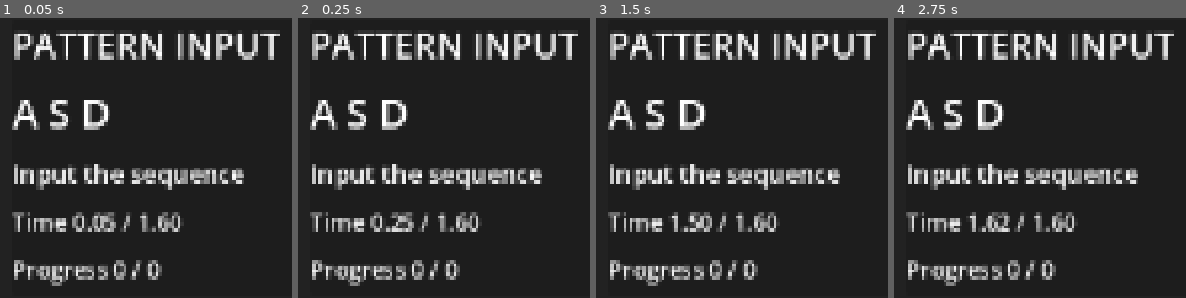
Above: before the commit, frames 1-4 (left to right).
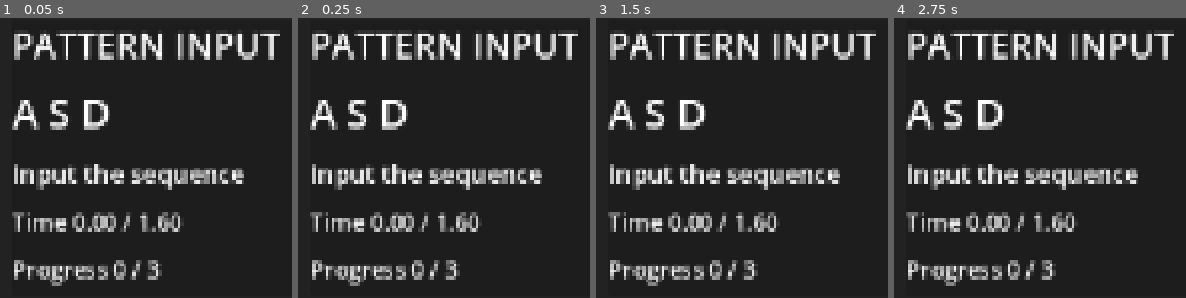
Above: after the commit, the same moments.

Repository: JingByTheDoor/Anime-Duel-Game-v1
Game: Godot game, scene res://combat/minigames/pattern_input_minigame.tscn
Same seed, same stepped clock (60 frames per second), same inputs: the game is played once before the commit and once after it. This scene is started directly instead of the project's main scene.
Inputs:
- Up to frame 1 (0.05 s): no input
- Up to frame 2 (0.25 s): no input
- Up to frame 3 (1.5 s): tap Enter at 0.5 s; hold D 0.53-1.28 s; tap Backspace at 0.6 s; tap Space at 0.77 s; tap 1 at 1.35 s
- Up to frame 4 (2.75 s): tap Space at 1.52, 2 s; hold D from 2.03 s (still down); tap 2 at 2.1 s

The runs differ from the first frame. In frame 1, 0.3% of the frame differs, in the area x 35-56%, y 69-94%; in frame 2, 0.5%; in frame 3, 0.6%; in frame 4, 0.7%, in the area x 24-56%, y 69-94%.

Commit message:
some bug fixes

Diff:
--- a/anime-duel-v-1 Godot/combat/combat_controller.gd
+++ b/anime-duel-v-1 Godot/combat/combat_controller.gd
@@ -264,11 +264,27 @@
 		_begin_planning()
 
 func _play_player_minigame(minigame_type: int) -> MiniGameResult:
+	var data: MiniGameData = _get_minigame_data(minigame_type)
+	mini_game_router.begin_minigame(data, {"rng": rng, "heavy": int(player_choice.get("subtype", DuelTypes.AttackSubtype.NONE)) == DuelTypes.AttackSubtype.POWER}, false)
+	await _run_minigame_prep_delay(minigame_type)
 	current_state = DuelTypes.CombatState.MINI_GAME_ACTIVE
-	var data := _get_minigame_data(minigame_type)
-	mini_game_router.begin_minigame(data, {"rng": rng, "heavy": int(player_choice.get("subtype", DuelTypes.AttackSubtype.NONE)) == DuelTypes.AttackSubtype.POWER})
+	mini_game_router.set_active_minigame_interaction(true)
 	var result: MiniGameResult = await mini_game_router.mini_game_completed
 	return result
+
+func _run_minigame_prep_delay(minigame_type: int) -> void:
+	var prep_delay: float = balance_data.minigame_prep_delay
+	if prep_delay <= 0.0:
+		return
+	combat_hud.show_explanation("Prepare: %s. Input opens when the countdown ends." % DuelTypes.minigame_to_text(minigame_type))
+	var remaining: float = prep_delay
+	while remaining > 0.0:
+		combat_hud.set_turn_timer(remaining)
+		var tick: float = 0.05 if remaining > 0.05 else remaining
+		await get_tree().create_timer(tick).timeout
+		remaining -= tick
+	combat_hud.set_turn_timer(0.0)
+	combat_hud.show_explanation("")
 
 func _get_minigame_data(minigame_type: int) -> MiniGameData:
 	match minigame_type:
--- a/anime-duel-v-1 Godot/combat/minigames/mini_game_base.gd
+++ b/anime-duel-v-1 Godot/combat/minigames/mini_game_base.gd
@@ -5,15 +5,25 @@
 
 var config: MiniGameData
 var context: Dictionary = {}
-var started_at_msec := 0
+var started_at_msec: int = 0
+var _interaction_enabled: bool = false
 
 func begin(mini_game_data: MiniGameData, run_context: Dictionary) -> void:
 	config = mini_game_data
 	context = run_context.duplicate(true)
-	started_at_msec = Time.get_ticks_msec()
+	started_at_msec = 0
+	_interaction_enabled = false
 	show()
-	grab_focus()
-	apply_debug_override()
+
+func set_interaction_enabled(enabled: bool) -> void:
+	_interaction_enabled = enabled
+	if enabled and started_at_msec == 0:
+		started_at_msec = Time.get_ticks_msec()
+		grab_focus()
+		apply_debug_override()
+
+func is_interaction_enabled() -> bool:
+	return _interaction_enabled
 
 func apply_debug_override() -> void:
 	if DebugConfig.forced_grade >= 0:
@@ -23,7 +33,7 @@
 func _finish(grade: int, errors: int, timed_out: bool, raw_score: float, metadata: Dictionary = {}) -> void:
 	var result := MiniGameResult.new()
 	result.grade = grade
-	result.elapsed = float(Time.get_ticks_msec() - started_at_msec) / 1000.0
+	result.elapsed = 0.0 if started_at_msec == 0 else float(Time.get_ticks_msec() - started_at_msec) / 1000.0
 	result.errors = errors
 	result.timed_out = timed_out
 	result.raw_score = raw_score
--- a/anime-duel-v-1 Godot/combat/minigames/mini_game_router.gd
+++ b/anime-duel-v-1 Godot/combat/minigames/mini_game_router.gd
@@ -7,27 +7,41 @@
 
 var _host: Control
 var _active_minigame: MiniGameBase
+var _queued_fallback_result: MiniGameResult
 
 func _ready() -> void:
 	_host = get_node(host_path) as Control
 
-func begin_minigame(mini_game_data: MiniGameData, context: Dictionary) -> void:
+func begin_minigame(mini_game_data: MiniGameData, context: Dictionary, start_interactive: bool = true) -> void:
 	clear_active()
 	if mini_game_data == null or mini_game_data.scene == null:
 		var fallback := MiniGameResult.new()
 		fallback.grade = DuelTypes.Grade.WEAK
-		call_deferred("_emit_fallback_result", fallback)
+		if start_interactive:
+			call_deferred("_emit_fallback_result", fallback)
+		else:
+			_queued_fallback_result = fallback
 		return
 
 	_active_minigame = mini_game_data.scene.instantiate() as MiniGameBase
 	_host.add_child(_active_minigame)
 	_active_minigame.completed.connect(_on_minigame_completed)
 	_active_minigame.begin(mini_game_data, context)
+	_active_minigame.set_interaction_enabled(start_interactive)
+
+func set_active_minigame_interaction(enabled: bool) -> void:
+	if _active_minigame:
+		_active_minigame.set_interaction_enabled(enabled)
+	elif enabled and _queued_fallback_result != null:
+		var fallback: MiniGameResult = _queued_fallback_result
+		_queued_fallback_result = null
+		call_deferred("_emit_fallback_result", fallback)
 
 func clear_active() -> void:
 	if _active_minigame:
 		_active_minigame.queue_free()
 		_active_minigame = null
+	_queued_fallback_result = null
 
 func _on_minigame_completed(result: MiniGameResult) -> void:
 	mini_game_completed.emit(result)
--- a/anime-duel-v-1 Godot/combat/minigames/pattern_input_minigame.gd
+++ b/anime-duel-v-1 Godot/combat/minigames/pattern_input_minigame.gd
@@ -34,6 +34,8 @@
 	set_process(true)
 
 func _process(delta: float) -> void:
+	if not is_interaction_enabled():
+		return
 	_elapsed += delta
 	_update_progress()
 	if _elapsed >= _time_limit:
@@ -45,7 +47,7 @@
 	$Panel/VBox/Progress.text = "Progress %d / %d" % [_input_index, _sequence.size()]
 
 func _unhandled_input(event: InputEvent) -> void:
-	if DebugConfig.forced_grade >= 0:
+	if DebugConfig.forced_grade >= 0 or not is_interaction_enabled():
 		return
 	if event is InputEventKey and event.pressed and not event.echo:
 		var key_text := OS.get_keycode_string(event.keycode).to_upper()
--- a/anime-duel-v-1 Godot/combat/minigames/reaction_timing_minigame.gd
+++ b/anime-duel-v-1 Godot/combat/minigames/reaction_timing_minigame.gd
@@ -19,6 +19,8 @@
 	set_process(true)
 
 func _process(delta: float) -> void:
+	if not is_interaction_enabled():
+		return
 	if _resolved:
 		return
 	_elapsed += delta
@@ -30,7 +32,7 @@
 		_finish(DuelTypes.Grade.MISS, 0, true, 0.0)
 
 func _unhandled_input(event: InputEvent) -> void:
-	if DebugConfig.forced_grade >= 0 or _resolved:
+	if DebugConfig.forced_grade >= 0 or _resolved or not is_interaction_enabled():
 		return
 	if event.is_action_pressed("duel_confirm"):
 		_resolved = true
--- a/anime-duel-v-1 Godot/combat/minigames/typing_minigame.gd
+++ b/anime-duel-v-1 Godot/combat/minigames/typing_minigame.gd
@@ -27,6 +27,8 @@
 	set_process(true)
 
 func _process(delta: float) -> void:
+	if not is_interaction_enabled():
+		return
 	_elapsed += delta
 	$Panel/VBox/Timer.text = "Time %.2f / %.2f" % [_elapsed, config.typing_timeout]
 	if _elapsed >= config.typing_timeout:
@@ -34,7 +36,7 @@
 		_finish(DuelTypes.Grade.MISS, _count_errors(), true, 0.0, {"prompt": _prompt, "typed": _typed})
 
 func _unhandled_input(event: InputEvent) -> void:
-	if DebugConfig.forced_grade >= 0:
+	if DebugConfig.forced_grade >= 0 or not is_interaction_enabled():
 		return
 	if event is InputEventKey and event.pressed and not event.echo:
 		if event.keycode == KEY_BACKSPACE:
--- a/anime-duel-v-1 Godot/data/balance/balance_data.gd
+++ b/anime-duel-v-1 Godot/data/balance/balance_data.gd
@@ -8,6 +8,7 @@
 @export var special_cost := 50
 @export var planning_time := 7.0
 @export var reveal_pause := 0.45
+@export var minigame_prep_delay := 2.0
 @export var recovery_pause := 0.6
 @export var max_exchange_damage := 32
 @export var pattern_threshold_scale_attacker := 0.95
--- a/anime-duel-v-1 Godot/ui/widgets/combat_hud.gd
+++ b/anime-duel-v-1 Godot/ui/widgets/combat_hud.gd
@@ -2,7 +2,8 @@
 extends Control
 
 func set_turn_timer(value: float) -> void:
-	$TimerLabel.text = "%.1f" % value
+	var clamped_value: float = value if value > 0.0 else 0.0
+	$TimerLabel.text = "%.1f" % clamped_value
 
 func update_fighter_panels(player_state: FighterState, enemy_state: FighterState, balance_data: BalanceData) -> void:
 	_update_panel($PlayerPanel, player_state, balance_data)
